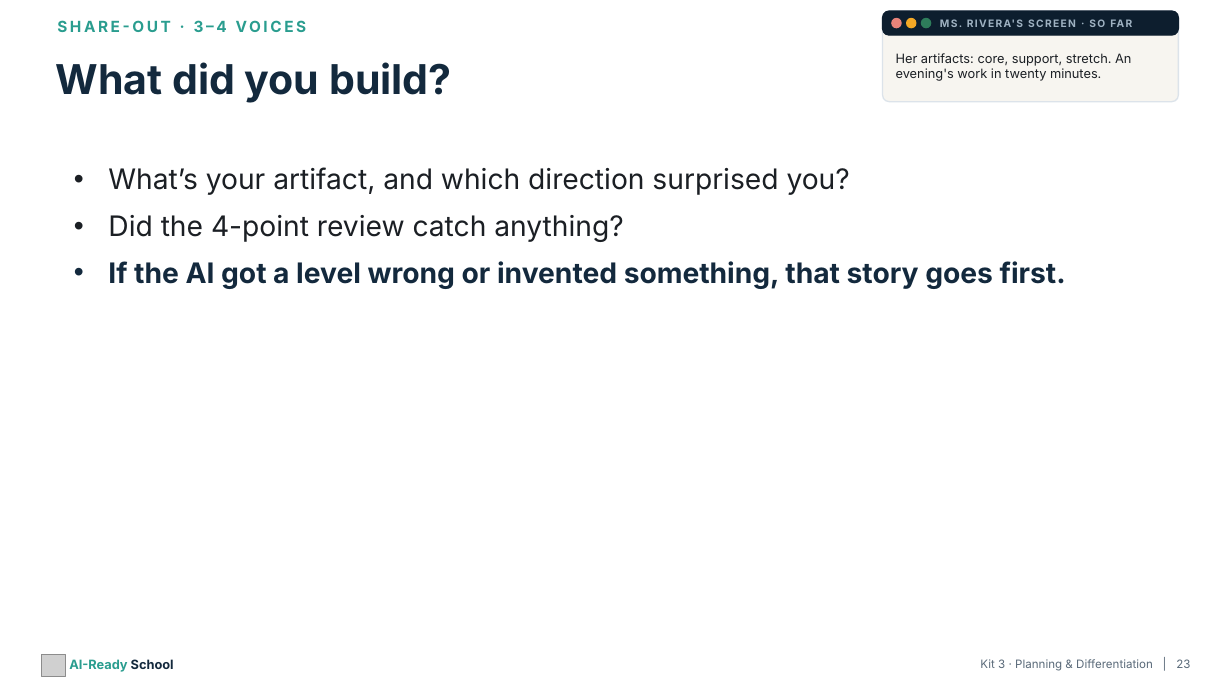
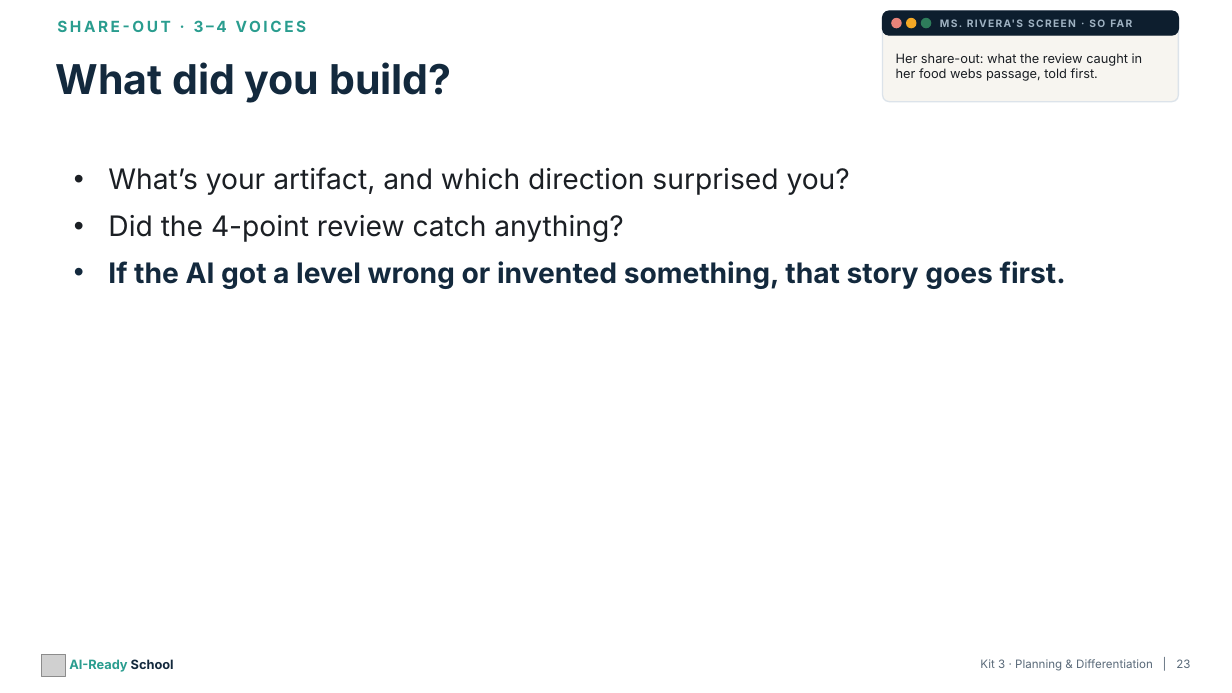
Before and after one commit to aspinozzi1/Ai-School-Ready, a slide deck: slide 23 of kits/kit03/Kit03_PresentationDeck.pptx. Drawn at 1232x693 pixels with LibreOffice and Linux fonts; fonts in the diff are those of the drawing; grey boxes stand for pictures. Boxes give left, top, right and bottom in pixels: in the first picture for what was removed or moved away, otherwise in the second. Text is boxed around its words. In the diff, an @@ line names an element or a change of style, - is before the commit and + after.

```diff
--- a/kits/kit03/Kit03_PresentationDeck.pptx
+++ b/kits/kit03/Kit03_PresentationDeck.pptx
@@ text at <box>896,53,1143,81</box>: text changed @@
-Her artifacts: core, support, stretch. An evening's work in twenty minutes.
+Her share-out: what the review caught in her food webs passage, told first.
```
Also in this commit, not shown: 5 other slides changed, 4 other files.
